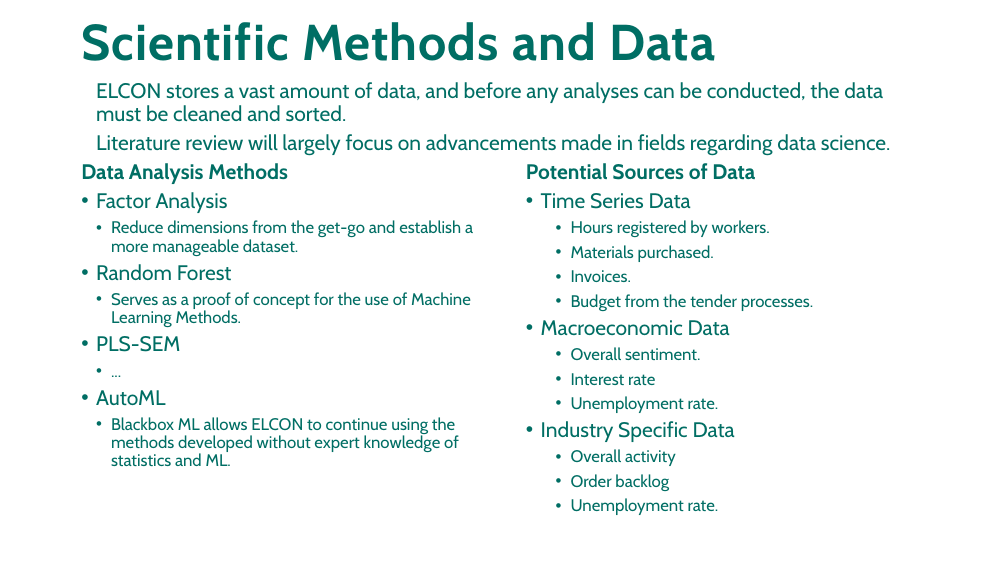
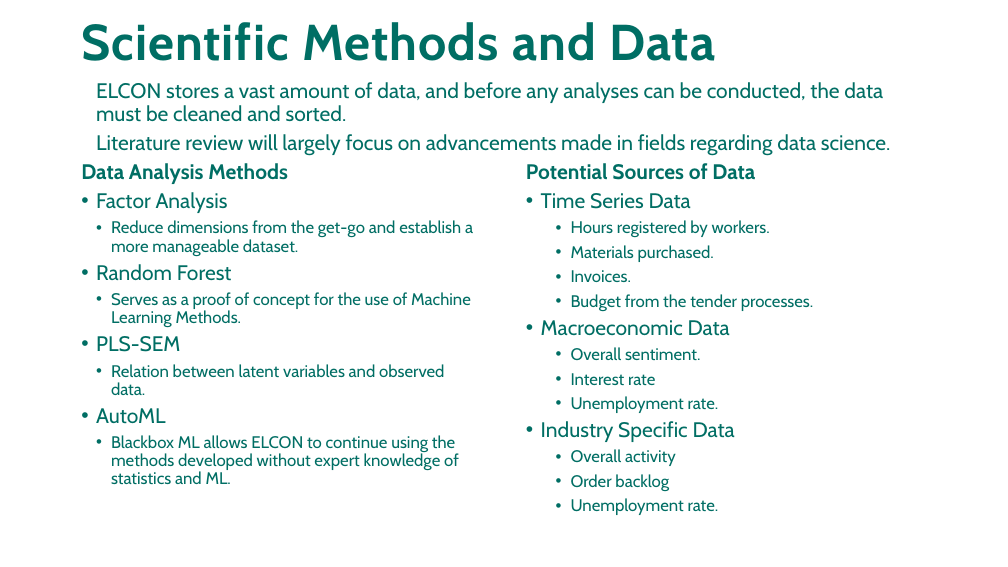
Before and after one commit to tobiasbrammer/4873-Project-based-Internship, a slide deck: slide 5 of Pitch/Praktik E23 - Statistisk Risikovurdering.pptx. Drawn at 1008x567 pixels with LibreOffice and Linux fonts; fonts in the diff are those of the drawing; background and template pictures are left out. Boxes give left, top, right and bottom in pixels: in the first picture for what was removed or moved away, otherwise in the second. Text is boxed around its words. In the diff, an @@ line names an element or a change of style, - is before the commit and + after.

```diff
--- a/Pitch/Praktik E23 - Statistisk Risikovurdering.pptx
+++ b/Pitch/Praktik E23 - Statistisk Risikovurdering.pptx
@@ text at (x1=111, y1=364, x2=444, y2=396): text changed @@
-  • ...
+  • Relation between latent variables and observed data.
```
Also in this commit, not shown: 3 other files.
